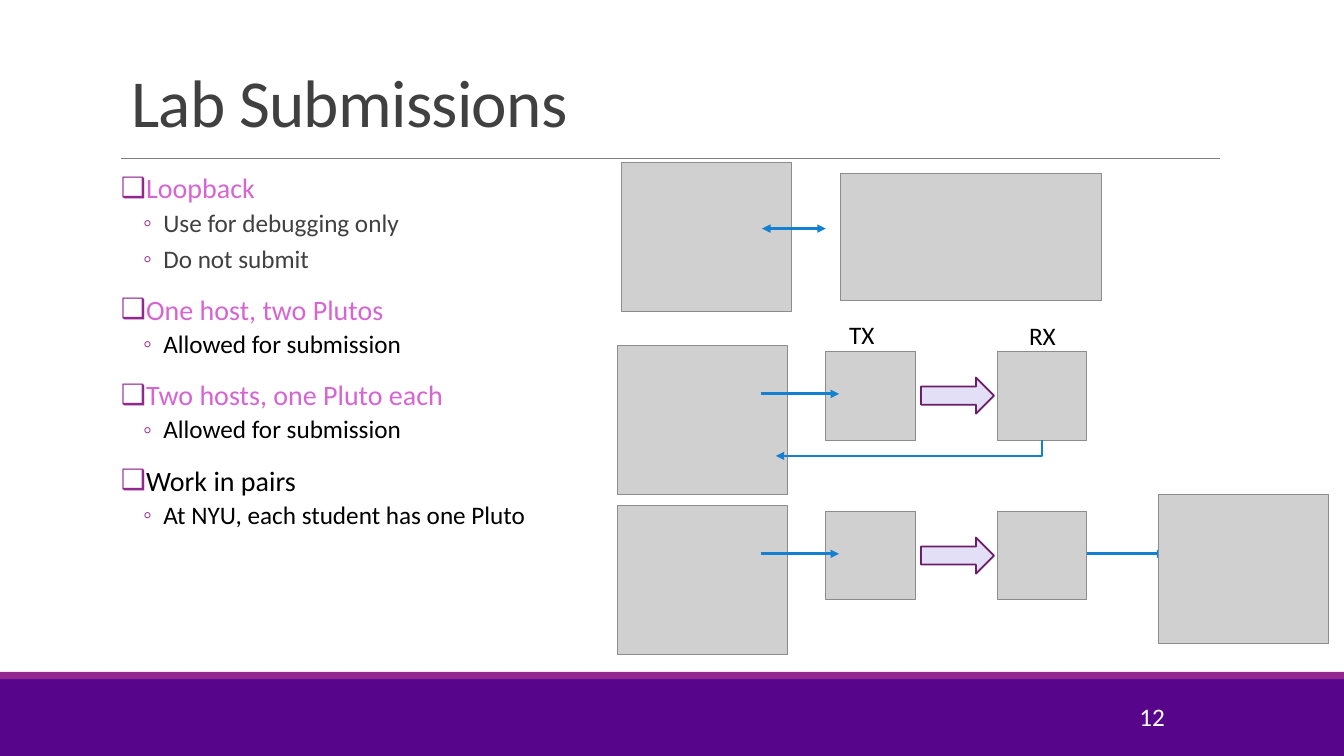
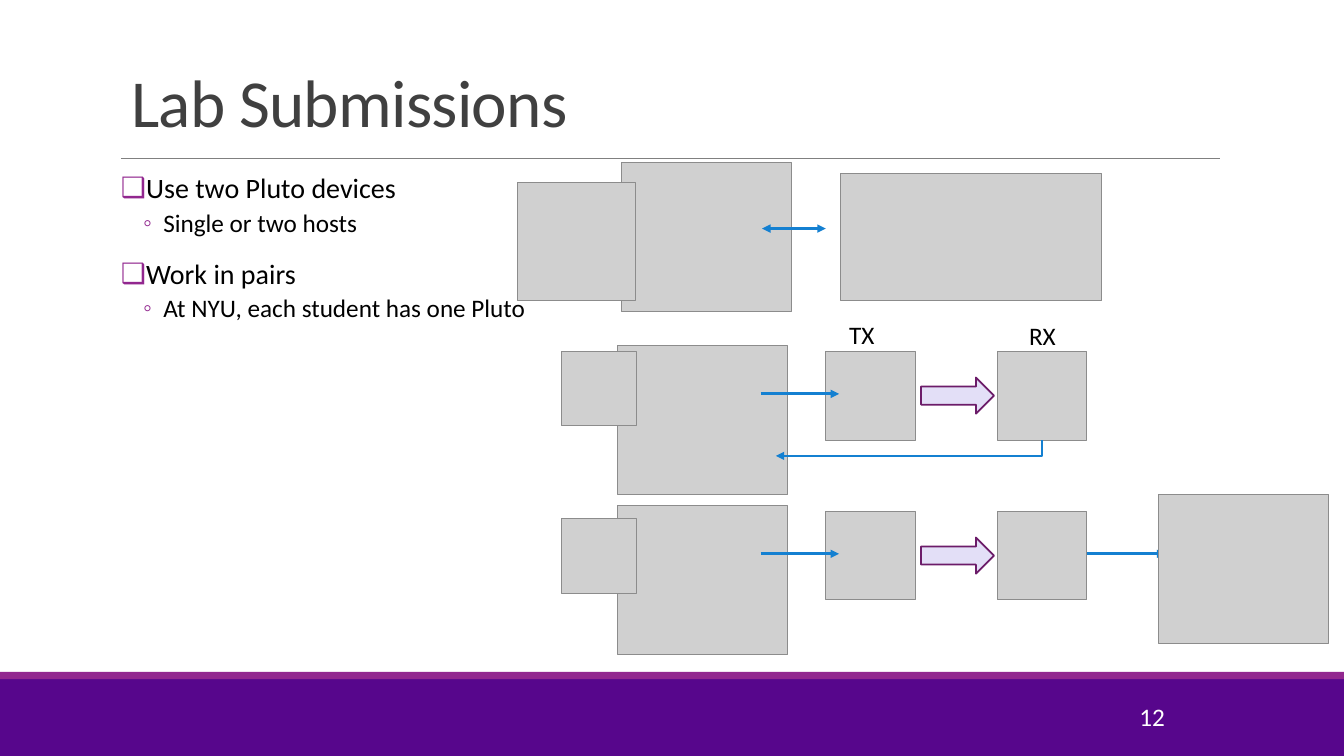
Before and after one commit to sdrangan/sdrlab, a slide deck: slide 12 of lab01_intro/intro.pptx. Drawn at 1344x756 pixels with LibreOffice and Linux fonts; fonts in the diff are those of the drawing; grey boxes stand for pictures; background and template pictures are left out. Boxes give left, top, right and bottom in pixels: in the first picture for what was removed or moved away, otherwise in the second. Text is boxed around its words. In the diff, an @@ line names an element or a change of style, - is before the commit and + after.

```diff
--- a/lab01_intro/intro.pptx
+++ b/lab01_intro/intro.pptx
@@ text at box(146, 178, 396, 237): text changed; size 18 to 20 pt; text colour #D665D3 to #000000 @@
-❑ Loopback
-  ◦ Use for debugging only
-  ◦ Do not submit
-❑ One host, two Plutos
-  ◦ Allowed for submission
-❑ Two hosts, one Pluto each
-  ◦ Allowed for submission
+❑ Use two Pluto devices
+  ◦ Single or two hosts
@@ picture added at box(517, 182, 635, 300) @@
@@ picture added at box(562, 351, 636, 425) @@
@@ picture added at box(562, 518, 636, 593) @@
```
Also in this commit, not shown: 3 other slides changed, 3 other files.
